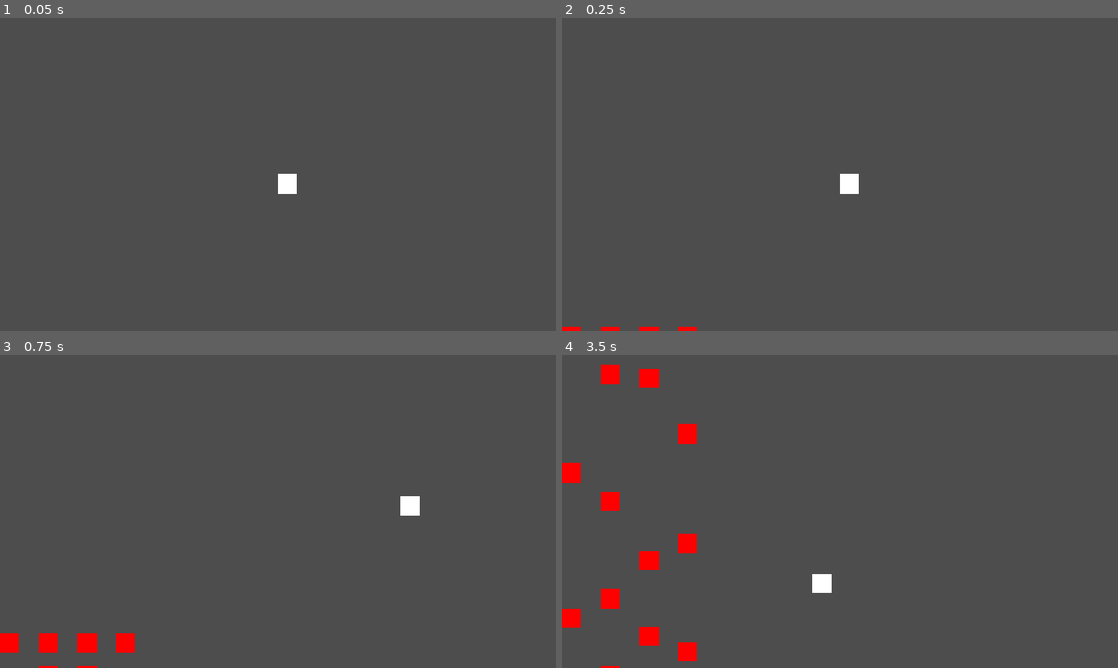
Above: before the commit, frames 1-4 (two rows, left to right).
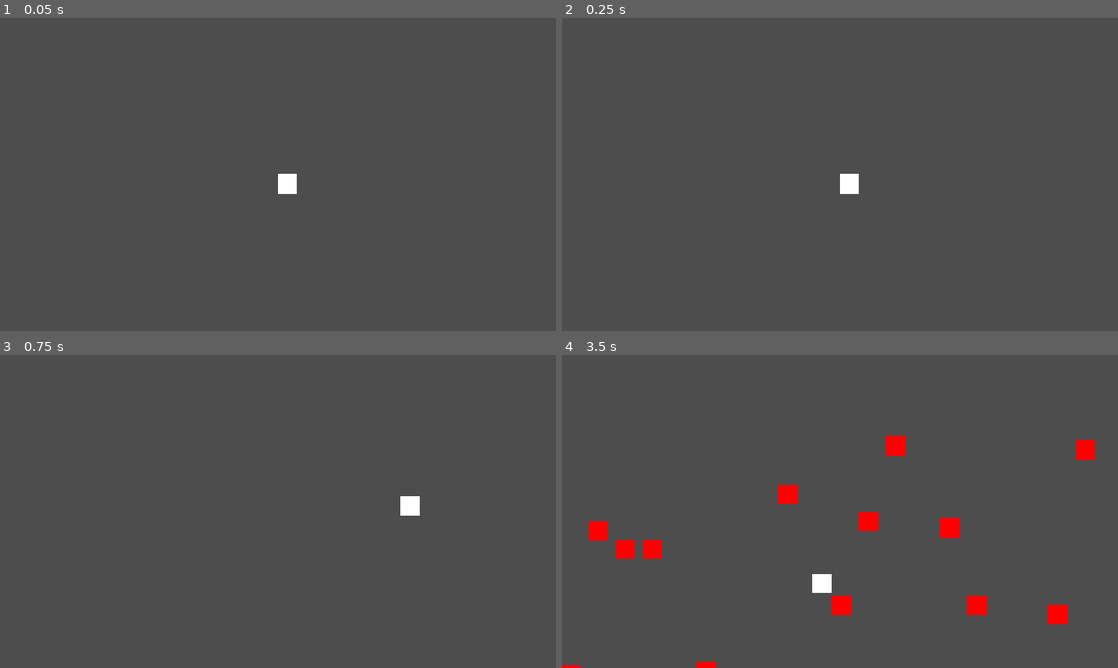
Above: after the commit, the same moments.

Repository: KrisDeveloper/Jam_Game
Game: Godot game, scene res://Scenes/game_up.tscn
Two runs of this game, one before a commit and one after it. Both use one fixed random seed, a clock stepped at 60 frames per second and the inputs below. The project has no main scene, so this scene is started directly.
Inputs (mouse positions are in pixels of both pictures, inside the frame that each line leads up to):
- Up to frame 1 (0.05 s): no input
- Up to frame 2 (0.25 s): no input
- Up to frame 3 (0.75 s): move the mouse to (400, 495) at 0.52 s
- Up to frame 4 (3.5 s): move the mouse to (728, 527) at 1.27 s; move the mouse to (895, 442) at 2.02 s; move the mouse to (812, 574) at 2.77 s

Frame 1 is identical in both runs. In frame 2, 0.2% of the frame differs, in the area x 0-25%, y 98-100%; in frame 3, 0.9%; in frame 4, 4.7%, in the area x 0-96%, y 3-100%.

Commit message:
prototyping the gameplay

Diff:
--- a/jam-game/Scenes/enemy.tscn
+++ b/jam-game/Scenes/enemy.tscn
@@ -1,6 +1,9 @@
-[gd_scene load_steps=2 format=3 uid="uid://b033mw1uwq3vx"]
+[gd_scene load_steps=3 format=3 uid="uid://b033mw1uwq3vx"]
 
 [ext_resource type="Script" uid="uid://c3xj4hnrnlxqp" path="res://Scripts/enemy.gd" id="1_hghv2"]
+
+[sub_resource type="RectangleShape2D" id="RectangleShape2D_hghv2"]
+size = Vector2(40, 40)
 
 [node name="enemy" type="CharacterBody2D"]
 script = ExtResource("1_hghv2")
@@ -9,3 +12,11 @@
 offset_right = 40.0
 offset_bottom = 40.0
 color = Color(1, 0, 0, 1)
+
+[node name="Area2D" type="Area2D" parent="."]
+
+[node name="CollisionShape2D" type="CollisionShape2D" parent="Area2D"]
+position = Vector2(20, 20)
+shape = SubResource("RectangleShape2D_hghv2")
+
+[connection signal="body_entered" from="Area2D" to="." method="_on_area_2d_body_entered"]
--- a/jam-game/Scenes/game_up.tscn
+++ b/jam-game/Scenes/game_up.tscn
@@ -20,9 +20,9 @@
 script = ExtResource("2_nxqs2")
 
 [node name="ColorRect" type="ColorRect" parent="Enemy_Spawner2"]
-offset_left = 80.0
-offset_top = 648.0
-offset_right = 120.0
+offset_left = 56.0
+offset_top = 648.0
+offset_right = 96.0
 offset_bottom = 688.0
 color = Color(1, 0, 1, 1)
 
@@ -30,9 +30,9 @@
 script = ExtResource("2_nxqs2")
 
 [node name="ColorRect" type="ColorRect" parent="Enemy_Spawner3"]
-offset_left = 160.0
-offset_top = 648.0
-offset_right = 200.0
+offset_left = 112.0
+offset_top = 648.0
+offset_right = 152.0
 offset_bottom = 688.0
 color = Color(1, 0, 1, 1)
 
@@ -40,9 +40,189 @@
 script = ExtResource("2_nxqs2")
 
 [node name="ColorRect" type="ColorRect" parent="Enemy_Spawner4"]
-offset_left = 240.0
-offset_top = 648.0
-offset_right = 280.0
+offset_left = 168.0
+offset_top = 648.0
+offset_right = 208.0
+offset_bottom = 688.0
+color = Color(1, 0, 1, 1)
+
+[node name="Enemy_Spawner5" type="Node2D" parent="."]
+script = ExtResource("2_nxqs2")
+
+[node name="ColorRect" type="ColorRect" parent="Enemy_Spawner5"]
+offset_left = 168.0
+offset_top = 648.0
+offset_right = 208.0
+offset_bottom = 688.0
+color = Color(1, 0, 1, 1)
+
+[node name="Enemy_Spawner6" type="Node2D" parent="."]
+script = ExtResource("2_nxqs2")
+
+[node name="ColorRect" type="ColorRect" parent="Enemy_Spawner6"]
+offset_left = 504.0
+offset_top = 648.0
+offset_right = 544.0
+offset_bottom = 688.0
+color = Color(1, 0, 1, 1)
+
+[node name="Enemy_Spawner7" type="Node2D" parent="."]
+script = ExtResource("2_nxqs2")
+
+[node name="ColorRect" type="ColorRect" parent="Enemy_Spawner7"]
+offset_left = 448.0
+offset_top = 648.0
+offset_right = 488.0
+offset_bottom = 688.0
+color = Color(1, 0, 1, 1)
+
+[node name="Enemy_Spawner8" type="Node2D" parent="."]
+script = ExtResource("2_nxqs2")
+
+[node name="ColorRect" type="ColorRect" parent="Enemy_Spawner8"]
+offset_left = 392.0
+offset_top = 648.0
+offset_right = 432.0
+offset_bottom = 688.0
+color = Color(1, 0, 1, 1)
+
+[node name="Enemy_Spawner9" type="Node2D" parent="."]
+script = ExtResource("2_nxqs2")
+
+[node name="ColorRect" type="ColorRect" parent="Enemy_Spawner9"]
+offset_left = 336.0
+offset_top = 648.0
+offset_right = 376.0
+offset_bottom = 688.0
+color = Color(1, 0, 1, 1)
+
+[node name="Enemy_Spawner10" type="Node2D" parent="."]
+script = ExtResource("2_nxqs2")
+
+[node name="ColorRect" type="ColorRect" parent="Enemy_Spawner10"]
+offset_left = 280.0
+offset_top = 648.0
+offset_right = 320.0
+offset_bottom = 688.0
+color = Color(1, 0, 1, 1)
+
+[node name="Enemy_Spawner11" type="Node2D" parent="."]
+script = ExtResource("2_nxqs2")
+
+[node name="ColorRect" type="ColorRect" parent="Enemy_Spawner11"]
+offset_left = 224.0
+offset_top = 648.0
+offset_right = 264.0
+offset_bottom = 688.0
+color = Color(1, 0, 1, 1)
+
+[node name="Enemy_Spawner12" type="Node2D" parent="."]
+script = ExtResource("2_nxqs2")
+
+[node name="ColorRect" type="ColorRect" parent="Enemy_Spawner12"]
+offset_left = 784.0
+offset_top = 648.0
+offset_right = 824.0
+offset_bottom = 688.0
+color = Color(1, 0, 1, 1)
+
+[node name="Enemy_Spawner13" type="Node2D" parent="."]
+script = ExtResource("2_nxqs2")
+
+[node name="ColorRect" type="ColorRect" parent="Enemy_Spawner13"]
+offset_left = 728.0
+offset_top = 648.0
+offset_right = 768.0
+offset_bottom = 688.0
+color = Color(1, 0, 1, 1)
+
+[node name="Enemy_Spawner14" type="Node2D" parent="."]
+script = ExtResource("2_nxqs2")
+
+[node name="ColorRect" type="ColorRect" parent="Enemy_Spawner14"]
+offset_left = 672.0
+offset_top = 648.0
+offset_right = 712.0
+offset_bottom = 688.0
+color = Color(1, 0, 1, 1)
+
+[node name="Enemy_Spawner15" type="Node2D" parent="."]
+script = ExtResource("2_nxqs2")
+
+[node name="ColorRect" type="ColorRect" parent="Enemy_Spawner15"]
+offset_left = 616.0
+offset_top = 648.0
+offset_right = 656.0
+offset_bottom = 688.0
+color = Color(1, 0, 1, 1)
+
+[node name="Enemy_Spawner16" type="Node2D" parent="."]
+script = ExtResource("2_nxqs2")
+
+[node name="ColorRect" type="ColorRect" parent="Enemy_Spawner16"]
+offset_left = 560.0
+offset_top = 648.0
+offset_right = 600.0
+offset_bottom = 688.0
+color = Color(1, 0, 1, 1)
+
+[node name="Enemy_Spawner17" type="Node2D" parent="."]
+script = ExtResource("2_nxqs2")
+
+[node name="ColorRect" type="ColorRect" parent="Enemy_Spawner17"]
+offset_left = 1008.0
+offset_top = 648.0
+offset_right = 1048.0
+offset_bottom = 688.0
+color = Color(1, 0, 1, 1)
+
+[node name="Enemy_Spawner18" type="Node2D" parent="."]
+script = ExtResource("2_nxqs2")
+
+[node name="ColorRect" type="ColorRect" parent="Enemy_Spawner18"]
+offset_left = 952.0
+offset_top = 648.0
+offset_right = 992.0
+offset_bottom = 688.0
+color = Color(1, 0, 1, 1)
+
+[node name="Enemy_Spawner19" type="Node2D" parent="."]
+script = ExtResource("2_nxqs2")
+
+[node name="ColorRect" type="ColorRect" parent="Enemy_Spawner19"]
+offset_left = 896.0
+offset_top = 648.0
+offset_right = 936.0
+offset_bottom = 688.0
+color = Color(1, 0, 1, 1)
+
+[node name="Enemy_Spawner20" type="Node2D" parent="."]
+script = ExtResource("2_nxqs2")
+
+[node name="ColorRect" type="ColorRect" parent="Enemy_Spawner20"]
+offset_left = 840.0
+offset_top = 648.0
+offset_right = 880.0
+offset_bottom = 688.0
+color = Color(1, 0, 1, 1)
+
+[node name="Enemy_Spawner21" type="Node2D" parent="."]
+script = ExtResource("2_nxqs2")
+
+[node name="ColorRect" type="ColorRect" parent="Enemy_Spawner21"]
+offset_left = 1120.0
+offset_top = 648.0
+offset_right = 1160.0
+offset_bottom = 688.0
+color = Color(1, 0, 1, 1)
+
+[node name="Enemy_Spawner22" type="Node2D" parent="."]
+script = ExtResource("2_nxqs2")
+
+[node name="ColorRect" type="ColorRect" parent="Enemy_Spawner22"]
+offset_left = 1064.0
+offset_top = 648.0
+offset_right = 1104.0
 offset_bottom = 688.0
 color = Color(1, 0, 1, 1)
 
--- a/jam-game/Scenes/player.tscn
+++ b/jam-game/Scenes/player.tscn
@@ -1,6 +1,9 @@
-[gd_scene load_steps=2 format=3 uid="uid://crn8yoyc3brjw"]
+[gd_scene load_steps=3 format=3 uid="uid://crn8yoyc3brjw"]
 
 [ext_resource type="Script" uid="uid://c1eann7krle1i" path="res://Scripts/player.gd" id="1_v0iea"]
+
+[sub_resource type="RectangleShape2D" id="RectangleShape2D_v0iea"]
+size = Vector2(40, 40)
 
 [node name="player" type="CharacterBody2D"]
 script = ExtResource("1_v0iea")
@@ -8,3 +11,8 @@
 [node name="ColorRect" type="ColorRect" parent="."]
 offset_right = 40.0
 offset_bottom = 40.0
+
+[node name="CollisionShape2D" type="CollisionShape2D" parent="." groups=["player"]]
+position = Vector2(20, 20)
+scale = Vector2(0.8, 0.8)
+shape = SubResource("RectangleShape2D_v0iea")
--- a/jam-game/Scripts/enemy.gd
+++ b/jam-game/Scripts/enemy.gd
@@ -2,6 +2,14 @@
 
 const speed = 250.0
 
+func _ready() -> void:
+	await get_tree().create_timer(10).timeout
+	queue_free()
+
 func _process(delta: float) -> void:
 	velocity.y -= speed * delta
 	move_and_slide()
+
+
+func _on_area_2d_body_entered(body: Node2D) -> void:
+	if body.is_in_group("player"): body.queue_free()
--- a/jam-game/Scripts/enemy_spawner.gd
+++ b/jam-game/Scripts/enemy_spawner.gd
@@ -15,9 +15,9 @@
 	$"../Label".text = str(apparition_time)
 
 func spawn():
+	apparition_time = rng.randf_range(1.5, 5.0)
+	await get_tree().create_timer(apparition_time).timeout
 	var enemy_instance = enemy.instantiate()
 	enemy_instance.position = aux_pos
 	add_child(enemy_instance)
-	apparition_time = rng.randf_range(0.5, 1.0)
-	await get_tree().create_timer(apparition_time).timeout
 	spawn()
--- a/jam-game/project.godot
+++ b/jam-game/project.godot
@@ -17,3 +17,12 @@
 [display]
 
 window/stretch/mode="canvas_items"
+
+[global_group]
+
+player=""
+
+[rendering]
+
+renderer/rendering_method="gl_compatibility"
+renderer/rendering_method.mobile="gl_compatibility"
